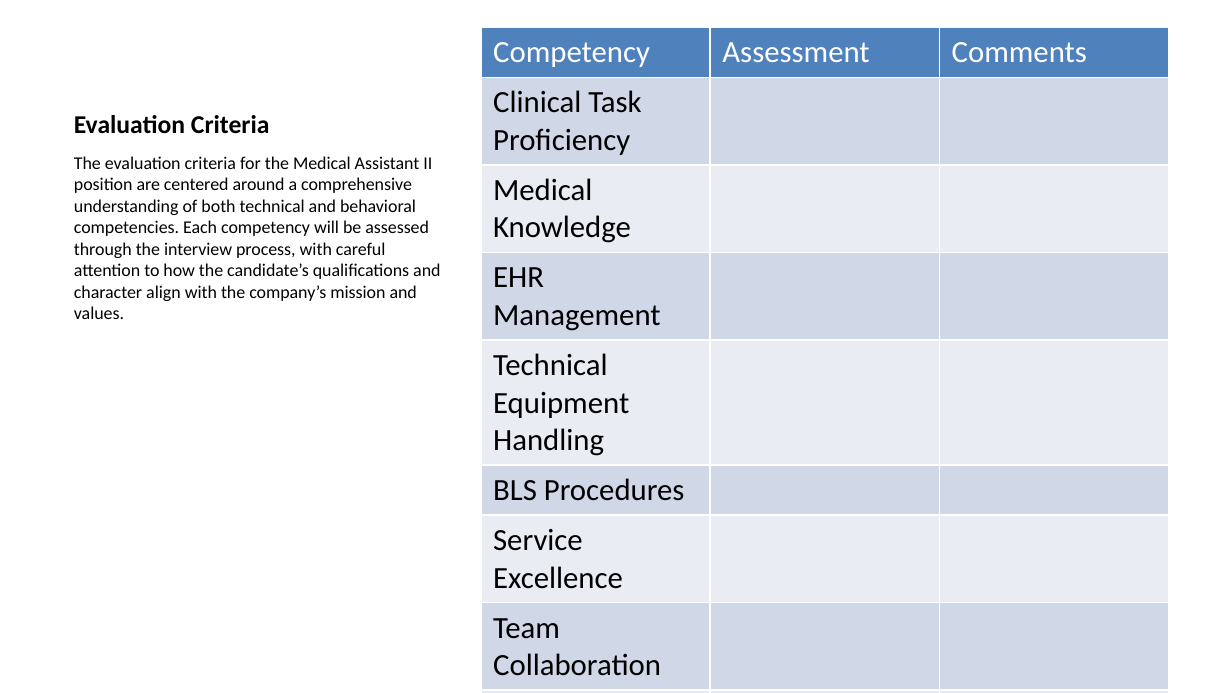
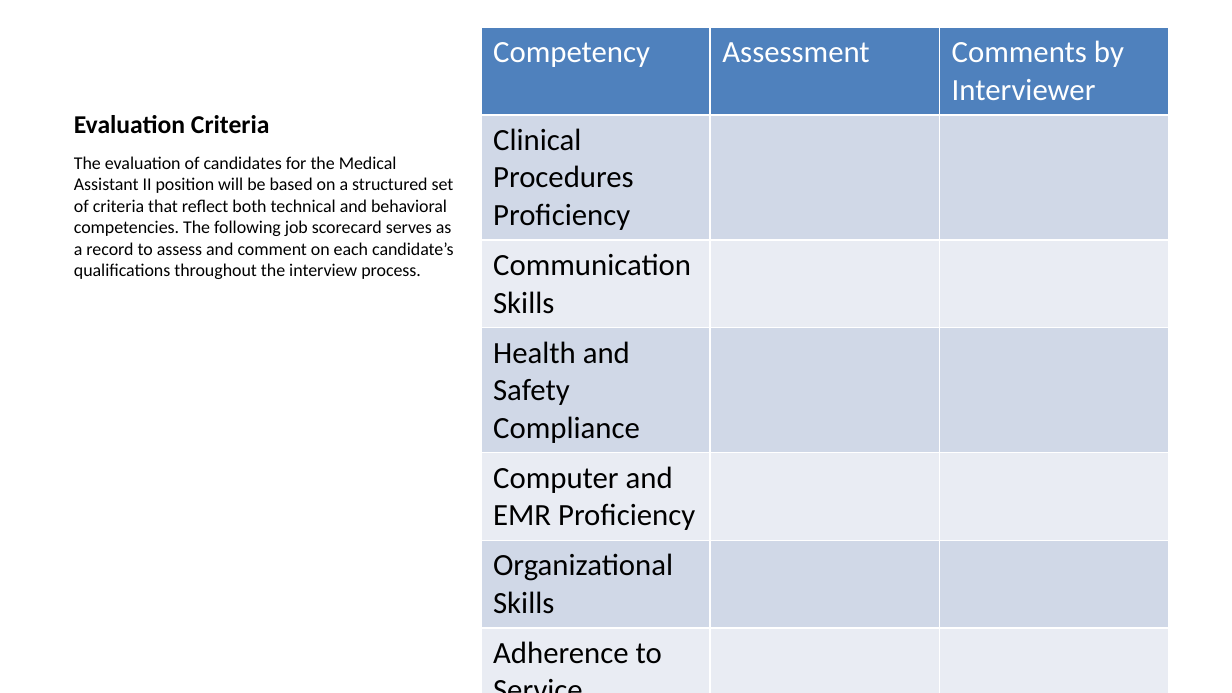
Before and after one commit to androb/deliverables, a slide deck: slide 7 of interviewplaybook/examples/medical-assistant/playbook.pptx (slide 5 before the commit). Drawn at 1232x693 pixels with LibreOffice and Linux fonts; fonts in the diff are those of the drawing. Boxes give left, top, right and bottom in pixels: in the first picture for what was removed or moved away, otherwise in the second. Text is boxed around its words. In the diff, an @@ line names an element or a change of style, - is before the commit and + after.

Commit message:
Restructured directory structure

```diff
--- a/interviewplaybook/examples/medical-assistant/playbook.pptx
+++ b/interviewplaybook/examples/medical-assistant/playbook.pptx
@@ table at (480,27,1168,668) @@
-row 1: Competency | Assessment | Comments
-row 2: Clinical Task Proficiency |  | 
-row 3: Medical Knowledge |  | 
-row 4: EHR Management |  | 
-row 5: Technical Equipment Handling |  | 
-row 6: BLS Procedures |  | 
-row 7: Service Excellence |  | 
-row 8: Team Collaboration |  | 
+row 1: Competency | Assessment | Comments by Interviewer
+row 2: Clinical Procedures Proficiency |  | 
+row 4: Health and Safety Compliance |  | 
+row 5: Computer and EMR Proficiency |  | 
+row 6: Organizational Skills |  | 
+row 7: Adherence to Service Excellence |  | 
+row 8: Teamwork and Collaboration |  | 
-row 11: Organizational Skills |  | 
+row 10: Professional Growth |  | 
+row 11: Community Building |  | 
-row 13, column 1: Team Interaction
+row 13, column 1: Team Interaction (if applicable)
@@ text at (74,156,454,279): text changed @@
-The evaluation criteria for the Medical Assistant II position are centered around a comprehensive understanding of both technical and behavioral competencies. Each competency will be assessed through the interview process, with careful attention to how the candidate’s qualifications and character align with the company’s mission and values.
+The evaluation of candidates for the Medical Assistant II position will be based on a structured set of criteria that reflect both technical and behavioral competencies. The following job scorecard serves as a record to assess and comment on each candidate’s qualifications throughout the interview process.
```
Also in this commit, not shown: 8 other slides changed, 2 slides added, 19 other files.
